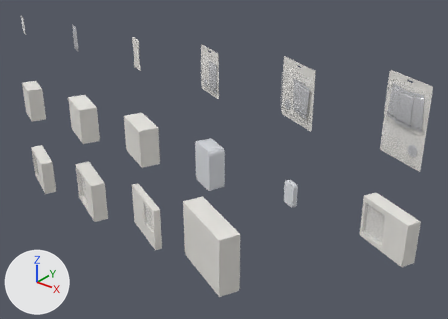
The Blender file tools/blender/PullCheckCatalog.blend, before and after one commit.
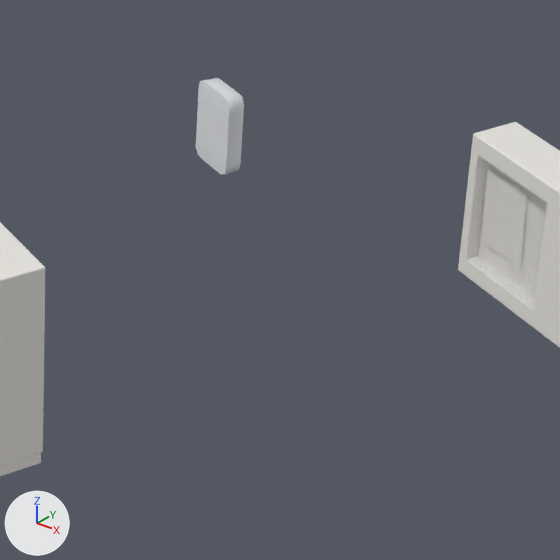
Each version is shown whole from a 50 mm camera at (1.781, -1.864, 0.783) aimed at (0.184, 0.132, -0.454), then close up on the part from 51% to 87% of the width and 49% to 100% of the height. Lighting does not change. The marker at lower left points along +X, +Y and +Z. The first two pictures are the older version.

The scene before the commit, as lines of its bpy script (objects in view):
```python
ob_pokemontcg_collectionbox_body = bpy.data.objects.new('PokemonTCG_CollectionBox_Body', me_pokemontcg_collectionbox_body)
ob_pokemontcg_collectionbox_body.location = (1.05, 0.0, -0.42)
ob_pokemontcg_collectionbox_body.rotation_euler = (0.0, 0.0, -0.419)  # degrees (0, 0, -24)
ob_pokemontcg_largepremiumbox_lid = bpy.data.objects.new('PokemonTCG_LargePremiumBox_Lid', me_pokemontcg_largepremiumbox_lid)
ob_pokemontcg_largepremiumbox_lid.location = (0.21, 0.0, -0.84)
ob_pokemontcg_largepremiumbox_lid.rotation_euler = (0.0, 0.0, -0.419)  # degrees (0, 0, -24)
ob_pokemontcg_minitin_body = bpy.data.objects.new('PokemonTCG_MiniTin_Body', me_pokemontcg_minitin_body)
ob_pokemontcg_minitin_body.location = (0.63, 0.0, -0.42)
ob_pokemontcg_minitin_body.rotation_euler = (0.0, 0.0, -0.419)  # degrees (0, 0, -24)
# also in view: 'PokemonTCG_MiniTin_Lid' at (0.628, -0.005, -0.42); 'PokemonTCG_CollectionBox_Window' at (0.992, -0.005, -0.42)
```
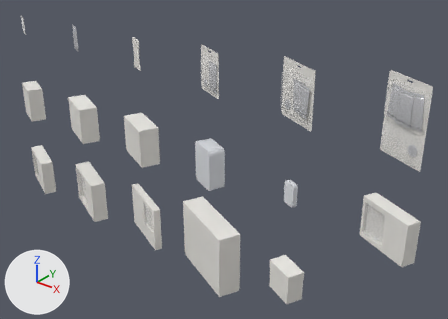
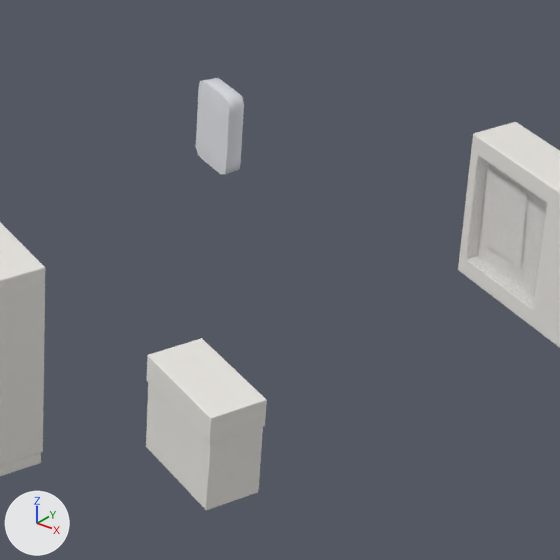
Where the change shows, as pixel boxes (x1, y1, x2, y2) in the close-ups (560 x 560 px):
'PokemonTCG_BoosterBox_Lid', added: after (147, 338, 267, 444)
    faces in mat_boardtop (white #ebe8e3): (148, 338, 266, 418)
    faces in mat_boardfront (white #efece7): (147, 355, 211, 444)
    faces in mat_boardside (white #e7e5df): (210, 400, 267, 444)
'PokemonTCG_BoosterBox_Body', added: after (146, 383, 263, 510)
    faces in mat_boardfront (white #efece7): (146, 383, 210, 510)
    faces in mat_boardside (white #e7e5df): (206, 427, 263, 510)

The change, as a list of edits to the scene's bpy script:
```text
Add me_pokemontcg_boosterbox_lid:
    me_pokemontcg_boosterbox_lid.from_pydata(...)  # 60 vertices, 58 faces; spans x -0.073..0.073, y -0.04..0.04, z 0.0308..0.07
    me_pokemontcg_boosterbox_lid.polygons.foreach_set('use_smooth', [True] * 58)
    # faces by material slot: [9, 9, 18, 22]
    me_pokemontcg_boosterbox_lid.materials.append(mat_boardfront)  # white #efece7
    me_pokemontcg_boosterbox_lid.materials.append(mat_boardback)  # light grey #dfddd7
    me_pokemontcg_boosterbox_lid.materials.append(mat_boardside)  # white #e7e5df
    me_pokemontcg_boosterbox_lid.materials.append(mat_boardtop)  # white #ebe8e3
Add me_pokemontcg_boosterbox_body:
    me_pokemontcg_boosterbox_body.from_pydata(...)  # 56 vertices, 54 faces; spans x -0.0714..0.0714, y -0.0384..0.0384, z -0.07..0.0398
    me_pokemontcg_boosterbox_body.polygons.foreach_set('use_smooth', [True] * 54)
    # faces by material slot: [9, 9, 18, 18]
    me_pokemontcg_boosterbox_body.materials.append(mat_boardfront)  # white #efece7
    me_pokemontcg_boosterbox_body.materials.append(mat_boardback)  # light grey #dfddd7
    me_pokemontcg_boosterbox_body.materials.append(mat_boardside)  # white #e7e5df
    me_pokemontcg_boosterbox_body.materials.append(mat_boardtop)  # white #ebe8e3
Add ob_pokemontcg_boosterbox_lid:
    ob_pokemontcg_boosterbox_lid = bpy.data.objects.new('PokemonTCG_BoosterBox_Lid', me_pokemontcg_boosterbox_lid)
    ob_pokemontcg_boosterbox_lid.location = (0.63, 0.0, -0.84)
    ob_pokemontcg_boosterbox_lid.rotation_euler = (0.0, 0.0, -0.419)  # degrees (0, 0, -24)
Add ob_pokemontcg_boosterbox_body:
    ob_pokemontcg_boosterbox_body = bpy.data.objects.new('PokemonTCG_BoosterBox_Body', me_pokemontcg_boosterbox_body)
    ob_pokemontcg_boosterbox_body.location = (0.63, 0.0, -0.84)
    ob_pokemontcg_boosterbox_body.rotation_euler = (0.0, 0.0, -0.419)  # degrees (0, 0, -24)
```
